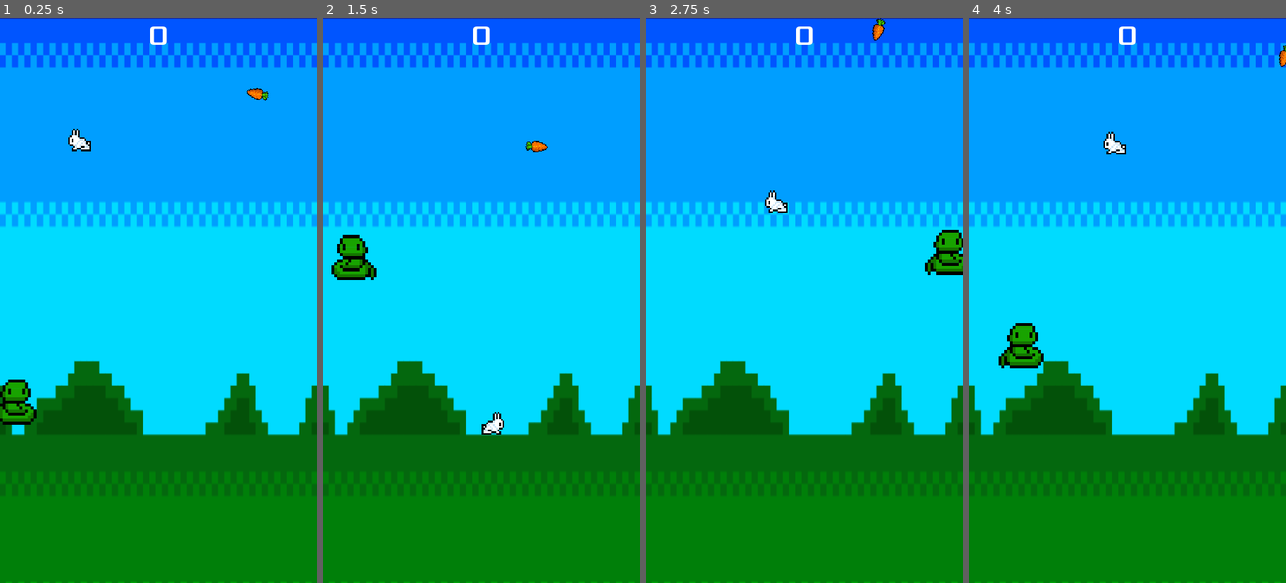
Above: before the commit, frames 1-4 (left to right).
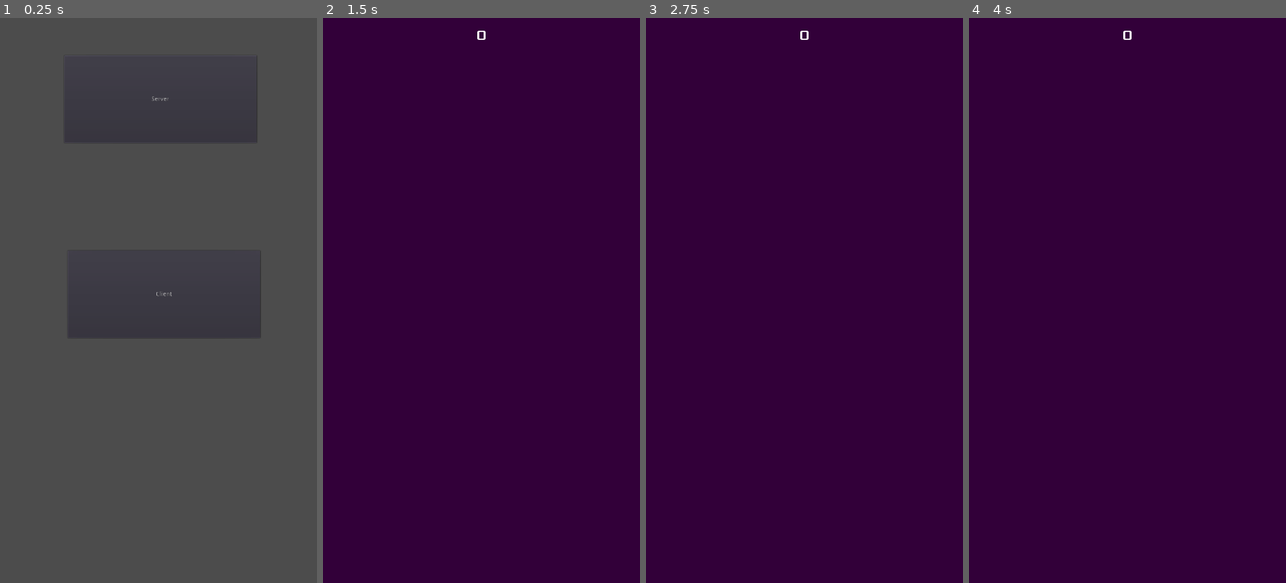
Above: after the commit, the same moments.

Repository: nicon899/trash-game-night
Game: Godot game, scene res://main/Main.tscn
Same seed, same stepped clock (60 frames per second), same inputs: the game is played once before the commit and once after it. Before the commit the project starts from res://main/GameController.tscn.
Inputs (mouse positions are in pixels of both pictures, inside the frame that each line leads up to):
- Up to frame 1 (0.25 s): no input
- Up to frame 2 (1.5 s): click (484, 97) at 0.5 s, where only the run after the commit has a clickable "Server"; move the mouse to (551, 272) at 1.27 s
- Up to frame 3 (2.75 s): tap Space (jump) at 1.52, 2.27 s; move the mouse to (741, 328) at 2.02 s
- Up to frame 4 (4 s): move the mouse to (1159, 176) at 2.77 s; move the mouse to (1111, 413) at 3.52 s; tap Space (jump) at 3.77 s

The runs differ from the first frame. In frame 1, 100% of the frame differs, in the area x 0-100%, y 0-100%; in frame 2, 100%; in frame 3, 100%; in frame 4, 100%.

Commit message:
Worked on network

Diff:
--- a/main/GameController.gd
+++ b/main/GameController.gd
@@ -1,12 +1,14 @@
 extends Node
 
 export(PackedScene) var rabbit_run
+
+signal game_over
 
 var game
 var highscore
 
 func _ready():
-	start_game()
+	pass
 
 func start_game():
 	game = rabbit_run.instance()
@@ -17,6 +19,7 @@
 
 func _on_Timer_timeout():
 	game.queue_free()
+	emit_signal("game_over")
 
 func _on_BaseGame_update_score(score):
 	if score > highscore:
--- a/main/GameController.tscn
+++ b/main/GameController.tscn
@@ -26,7 +26,7 @@
 size_flags_vertical = 3
 
 [node name="Timer" type="Timer" parent="."]
-wait_time = 10.0
+one_shot = true
 
 [node name="HUD" parent="." instance=ExtResource( 1 )]
 
--- /dev/null
+++ b/main/GameNetworkController.gd
@@ -0,0 +1,50 @@
+extends Node
+
+var SERVER_PORT	= 2207
+var MAX_PLAYERS = 32
+var player_info = {}
+
+func _ready():
+	if Variables.is_host:
+		var server_peer = NetworkedMultiplayerENet.new()
+		server_peer.create_server(SERVER_PORT, MAX_PLAYERS)
+		get_tree().network_peer = server_peer
+	else:
+		var peer = NetworkedMultiplayerENet.new()
+		peer.create_client(Variables.server_ip, SERVER_PORT)
+		get_tree().network_peer = peer
+
+	get_tree().connect("network_peer_connected", self, "_player_connected")
+	get_tree().connect("network_peer_disconnected", self, "_player_disconnected")
+	get_tree().connect("connected_to_server", self, "_connected_ok")
+	get_tree().connect("connection_failed", self, "_connected_fail")
+	get_tree().connect("server_disconnected", self, "_server_disconnected")
+
+func _player_connected(id):
+	var my_info = { name = "Johnson Magenta", favorite_color = Color8(255, 0, 255) }
+	print("player_connected")
+	rpc_id(id, "register_player", my_info)
+
+func _player_disconnected(id):
+	player_info.erase(id) # Erase player from info.
+
+func _connected_ok():
+	pass # Only called on clients, not server. Will go unused; not useful here.
+
+func _server_disconnected():
+	pass # Server kicked us; show error and abort.
+
+func _connected_fail():
+	pass # Could not even connect to server; abort.
+
+remote func register_player(info):
+	# Get the id of the RPC sender.
+	var id = get_tree().get_rpc_sender_id()
+	# Store the info
+	player_info[id] = info
+	print(player_info)
+
+	# Call function to update lobby UI here
+
+func _on_GameController_game_over():
+	pass # Replace with function body.
--- /dev/null
+++ b/main/GameNetworkController.tscn
@@ -0,0 +1,11 @@
+[gd_scene load_steps=3 format=2]
+
+[ext_resource path="res://main/GameController.tscn" type="PackedScene" id=1]
+[ext_resource path="res://main/GameNetworkController.gd" type="Script" id=2]
+
+[node name="Server" type="Node"]
+script = ExtResource( 2 )
+
+[node name="GameController" parent="." instance=ExtResource( 1 )]
+
+[connection signal="game_over" from="GameController" to="." method="_on_GameController_game_over"]
--- /dev/null
+++ b/main/Main.gd
@@ -0,0 +1,30 @@
+extends Node
+
+
+# Declare member variables here. Examples:
+# var a = 2
+# var b = "text"
+
+
+# Called when the node enters the scene tree for the first time.
+func _ready():
+	pass # Replace with function body.
+
+
+# Called every frame. 'delta' is the elapsed time since the previous frame.
+#func _process(delta):
+#	pass
+
+# server
+func _on_Button_pressed():
+	Variables.is_host = true
+	start_game()
+
+# client
+func _on_Button2_pressed():
+	Variables.is_host = false
+	Variables.server_ip = "93.204.4.57"
+	start_game()
+
+func start_game():
+	get_tree().change_scene("res://main/GameNetworkController.tscn")
--- /dev/null
+++ b/main/Main.tscn
@@ -0,0 +1,23 @@
+[gd_scene load_steps=2 format=2]
+
+[ext_resource path="res://main/Main.gd" type="Script" id=1]
+
+[node name="Node" type="Node"]
+script = ExtResource( 1 )
+
+[node name="Button" type="Button" parent="."]
+margin_left = 146.0
+margin_top = 85.0
+margin_right = 583.0
+margin_bottom = 283.0
+text = "Server"
+
+[node name="Button2" type="Button" parent="."]
+margin_left = 154.0
+margin_top = 527.0
+margin_right = 591.0
+margin_bottom = 725.0
+text = "Client"
+
+[connection signal="pressed" from="Button" to="." method="_on_Button_pressed"]
+[connection signal="pressed" from="Button2" to="." method="_on_Button2_pressed"]
--- /dev/null
+++ b/main/Variables.gd
@@ -0,0 +1,5 @@
+extends Node
+
+# network
+var is_host = false
+var server_ip
--- a/minigames/rabbit-run/HUD.tscn
+++ b/minigames/rabbit-run/HUD.tscn
@@ -4,7 +4,7 @@
 [ext_resource path="res://minigames/rabbit-run/HUD.gd" type="Script" id=2]
 
 [sub_resource type="DynamicFont" id=1]
-size = 64
+size = 32
 font_data = ExtResource( 1 )
 
 [node name="HUD" type="CanvasLayer"]
--- a/project.godot
+++ b/project.godot
@@ -11,12 +11,13 @@
 [application]
 
 config/name="Trash Game Night"
-run/main_scene="res://main/GameController.tscn"
+run/main_scene="res://main/Main.tscn"
 config/icon="res://icon.png"
 
 [autoload]
 
 Acc="*res://Acc.gd"
+Variables="*res://main/Variables.gd"
 
 [display]
 
